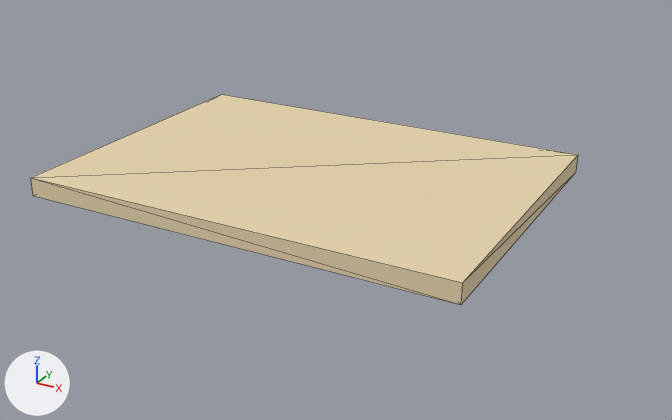
The glTF model assets/temples-3d/egyptian_s1.glb, before and after one commit.
The view is the same before and after, from a 50 mm lens placed at (6.9, -11.8, 5.53), pointed at (0.52, -0.2, -0.27). Lighting does not change. The marker at lower left points along +X, +Y and +Z. The first picture is the older version. Mesh edges are drawn as thin lines. Vertices at exactly the same position are counted once.

Script lines for the objects in view, before the commit:
```python
me_cube = bpy.data.meshes.new('Cube')
me_cube.from_pydata(...)  # a box spanning x -3.5..3.5, y -2.5..2.5, z 0.0..0.3
me_cube.materials.append(mat_e_s)  # beige #e7d4ad
ob_cube = bpy.data.objects.new('Cube', me_cube)
ob_cube.location = (0.0, 0.0, 0.0)
```
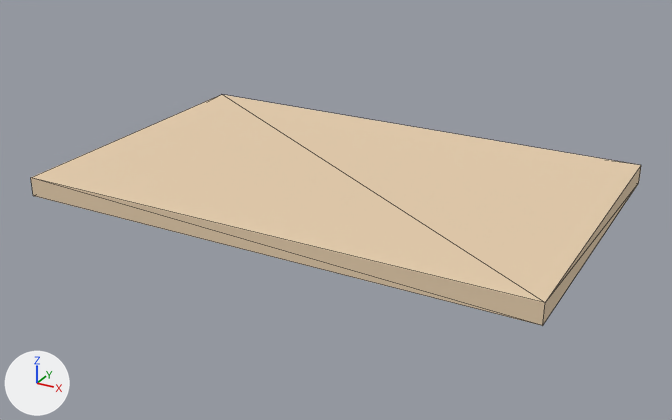
The newer file is also rescaled (x33.33), turned or shifted as a whole; pictures and numbers use the older file's frame.

Where the change shows, as pixel boxes (x1, y1, x2, y2) in the pictures (672 x 420 px):
'Cube', reshaped (11% wider, 10% taller)
    before: (31, 95, 578, 305)
    after: (31, 95, 641, 326)

Patch to the scene script:
```diff
--- a/assets/temples-3d/egyptian_s1.glb.py
+++ b/assets/temples-3d/egyptian_s1.glb.py
@@ me_cube @@
 # used by ob_cube; location = (0.0, 0.0, 0.0)
-me_cube.from_pydata(...)  # 8 vertices, 12 faces; spans x -3.5..3.5, y -2.5..2.5, z 0.0..0.3
-me_cube.vertices[0].co = (-3.5, -2.5, 0.0)  # pixel (33, 195)
-me_cube.vertices[1].co = (-3.5, -2.5, 0.3)  # pixel (30, 177)
-me_cube.vertices[2].co = (-3.5, 2.5, 0.0)
-me_cube.vertices[3].co = (-3.5, 2.5, 0.3)  # pixel (221, 94)
-me_cube.vertices[4].co = (3.5, -2.5, 0.0)  # pixel (461, 304)
-me_cube.vertices[5].co = (3.5, -2.5, 0.3)  # pixel (462, 282)
-me_cube.vertices[6].co = (3.5, 2.5, 0.0)  # pixel (576, 171)
-me_cube.vertices[7].co = (3.5, 2.5, 0.3)  # pixel (578, 154)
+me_cube.from_pydata(...)  # 8 vertices, 12 faces; spans x -3.5..4.5, y -2.5..2.5, z 0.0..0.3
+# me_cube part 1
+me_cube.vertices[0].co = (4.5, -2.5, 0.0)  # pixel (542, 325)
+me_cube.vertices[1].co = (4.5, -2.5, 0.3)  # pixel (545, 302)
+me_cube.vertices[2].co = (-3.5, -2.5, 0.0)  # pixel (33, 195)
+me_cube.vertices[3].co = (-3.5, -2.5, 0.3)  # pixel (30, 177)
+me_cube.vertices[4].co = (4.5, 2.5, 0.0)  # pixel (638, 182)
+me_cube.vertices[5].co = (4.5, 2.5, 0.3)  # pixel (641, 165)
+me_cube.vertices[6].co = (-3.5, 2.5, 0.0)
+me_cube.vertices[7].co = (-3.5, 2.5, 0.3)  # pixel (221, 94)
 me_cube.materials.append(mat_e_s)
```
